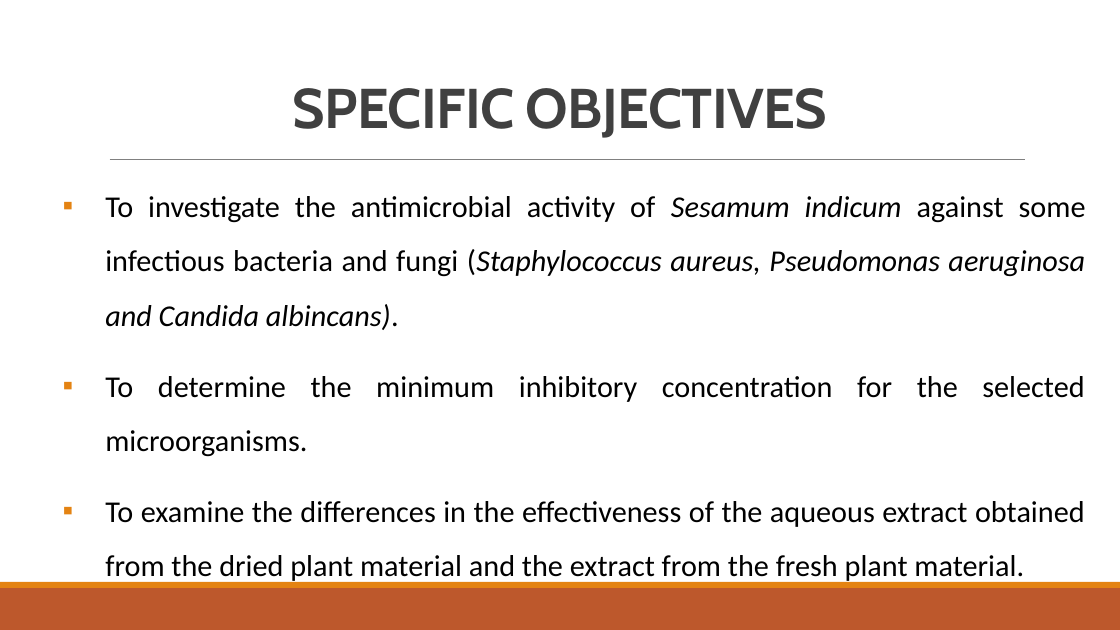
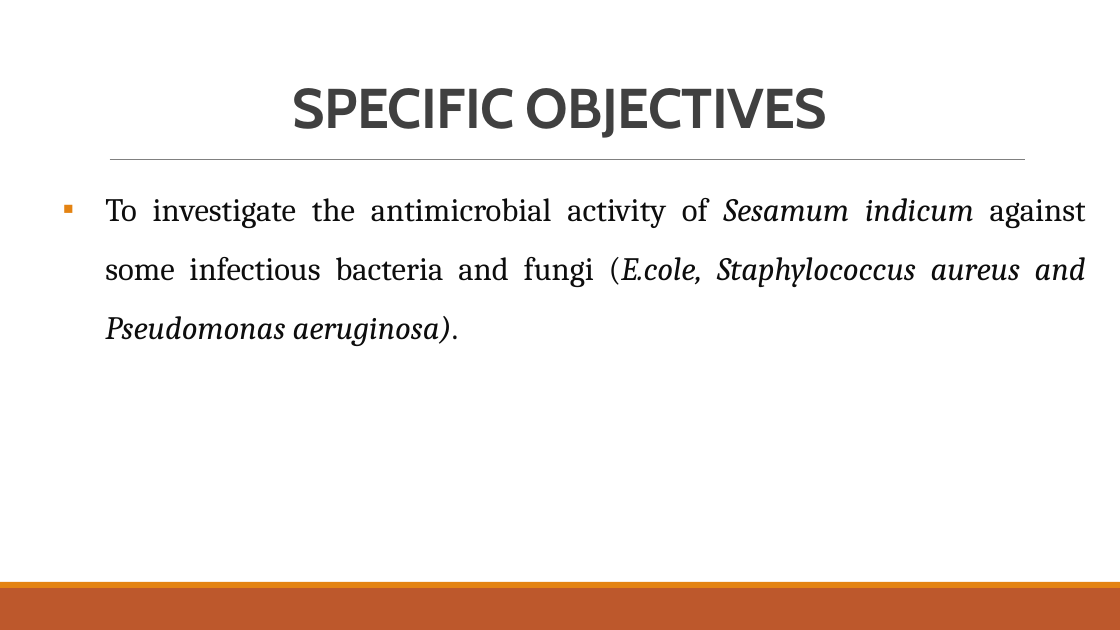
Before and after one commit to Akamshu/documents, a slide deck: slide 4 of PROJECT 2023/BST/SESAMUM/POWERPOINT.pptx (slide 3 before the commit). Drawn at 1120x630 pixels with LibreOffice and Linux fonts; fonts in the diff are those of the drawing. Boxes give left, top, right and bottom in pixels: in the first picture for what was removed or moved away, otherwise in the second. Text is boxed around its words. In the diff, an @@ line names an element or a change of style, - is before the commit and + after.

```diff
--- a/PROJECT 2023/BST/SESAMUM/POWERPOINT.pptx
+++ b/PROJECT 2023/BST/SESAMUM/POWERPOINT.pptx
@@ text at (105,198,1086,346): text changed; size 25.9 to 28 pt; font Calibri to Cambria; text colour #000000 to #0D0D0D @@
-▪ To investigate the antimicrobial activity of Sesamum indicum against some infectious bacteria and fungi (Staphylococcus aureus, Pseudomonas aeruginosa and Candida albincans).
-▪ To determine the minimum inhibitory concentration for the selected microorganisms.
-▪ To examine the differences in the effectiveness of the aqueous extract obtained from the dried plant material and the extract from the fresh plant material.
+▪ To investigate the antimicrobial activity of Sesamum indicum against some infectious bacteria and fungi (E.cole, Staphylococcus aureus and Pseudomonas aeruginosa).
```
Also in this commit, not shown: 3 other slides changed, 7 slides added, 1 slide removed, 11 other files.
